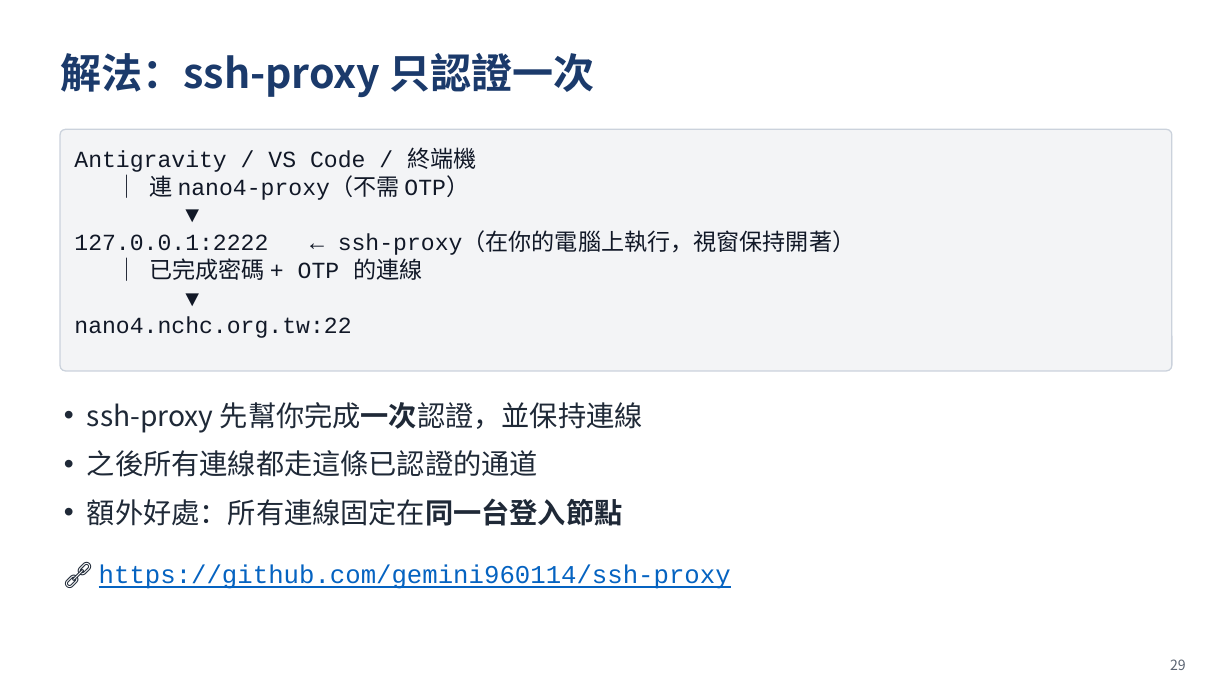
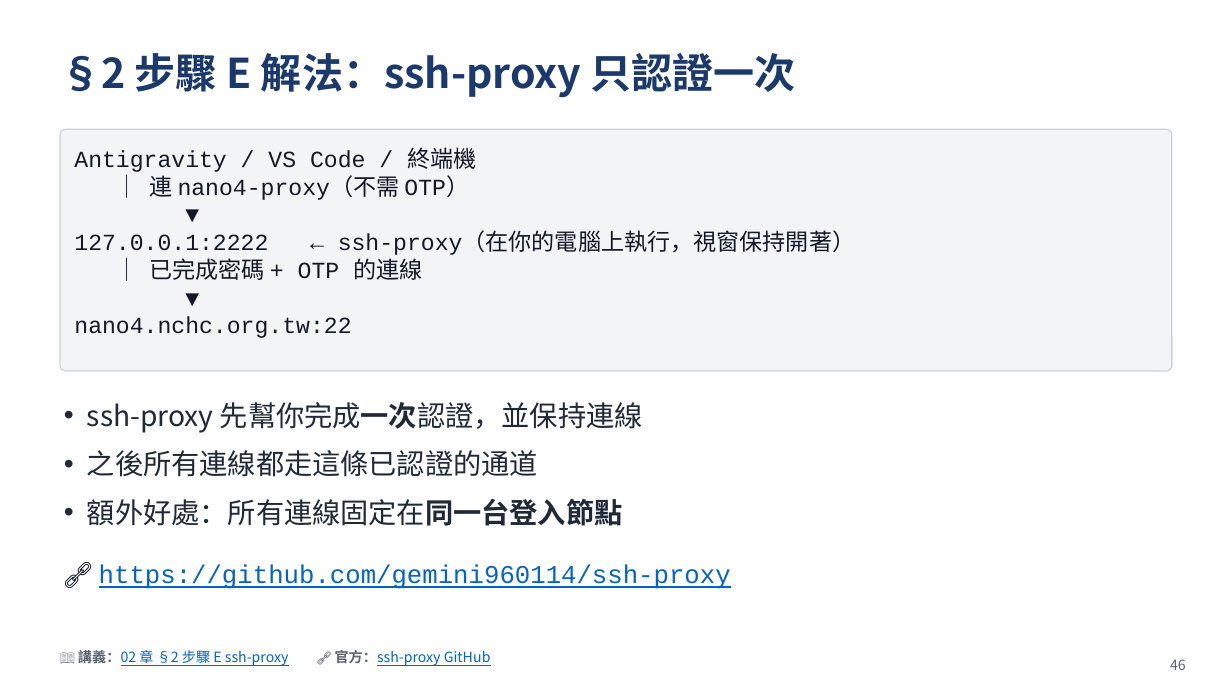
Before and after one commit to gemini960114/Nano4-Docs, a slide deck: slide 46 of slide.pptx (slide 29 before the commit). Drawn at 1232x693 pixels with LibreOffice and Linux fonts; fonts in the diff are those of the drawing. Boxes give left, top, right and bottom in pixels: in the first picture for what was removed or moved away, otherwise in the second. Text is boxed around its words. In the diff, an @@ line names an element or a change of style, - is before the commit and + after.

```diff
--- a/slide.pptx
+++ b/slide.pptx
@@ text at [60,53,796,98]: text changed @@
-解法：ssh-proxy 只認證一次
+§2 步驟 E 解法：ssh-proxy 只認證一次
@@ text added at [78,648,491,666], 11 pt, text #0563C1, underline @@
+📖 講義：02 章 §2 步驟 E ssh-proxy 🔗 官方：ssh-proxy GitHub
@@ text at [1170,659,1186,670]: text changed @@
-29
+46
```
Also in this commit, not shown: 51 other slides changed, 19 slides added, 1 other file.
